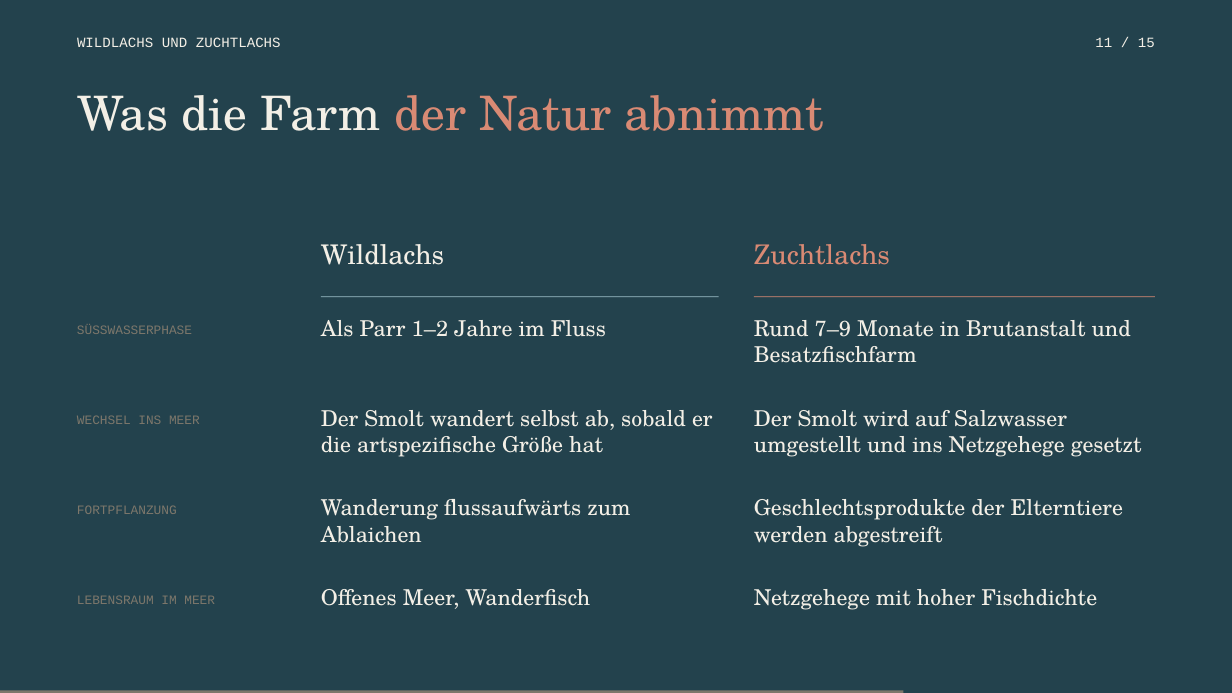
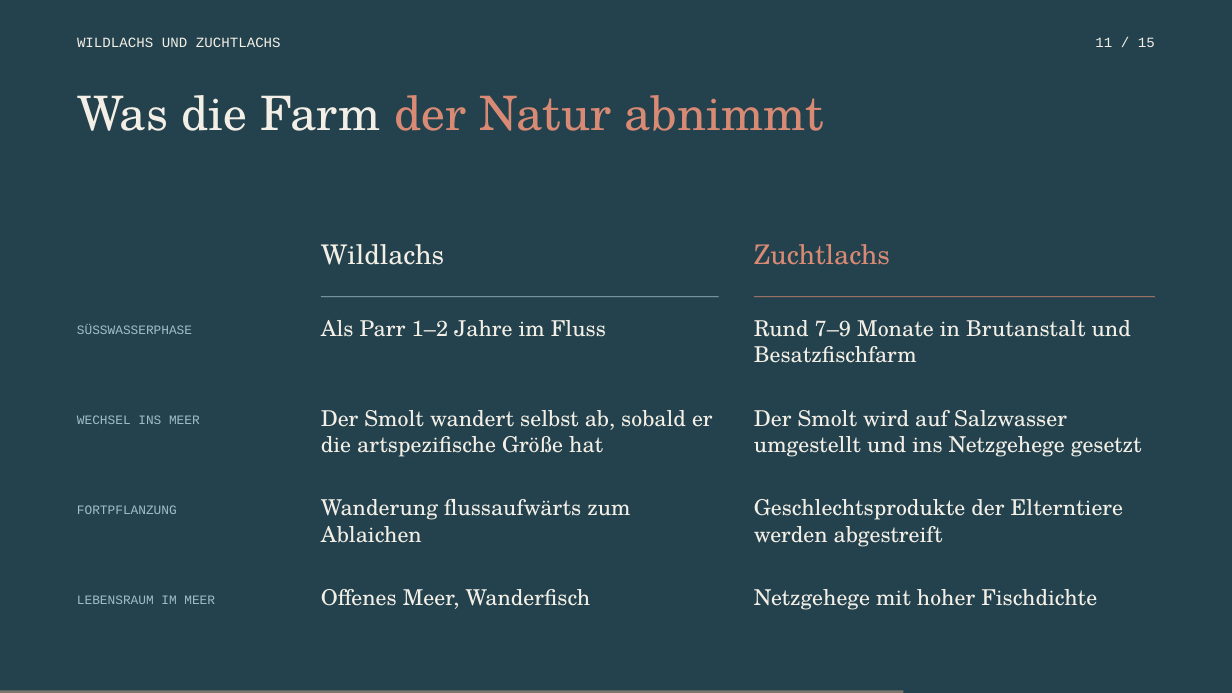
Before and after one commit to fakexkira/SlawaStudios, a slide deck: slide 11 of praesentation-lachs/Lachs-aus-dem-Kaefig.pptx. Drawn at 1232x693 pixels with LibreOffice and Linux fonts; fonts in the diff are those of the drawing. Boxes give left, top, right and bottom in pixels: in the first picture for what was removed or moved away, otherwise in the second. Text is boxed around its words. In the diff, an @@ line names an element or a change of style, - is before the commit and + after.

```diff
--- a/praesentation-lachs/Lachs-aus-dem-Kaefig.pptx
+++ b/praesentation-lachs/Lachs-aus-dem-Kaefig.pptx
@@ text colour #7D776B to #9DBFC8 in 4 elements at [77,325,192,334], [77,415,200,424], [77,505,177,514], [77,595,215,604] @@
```
Also in this commit, not shown: 3 other files.
